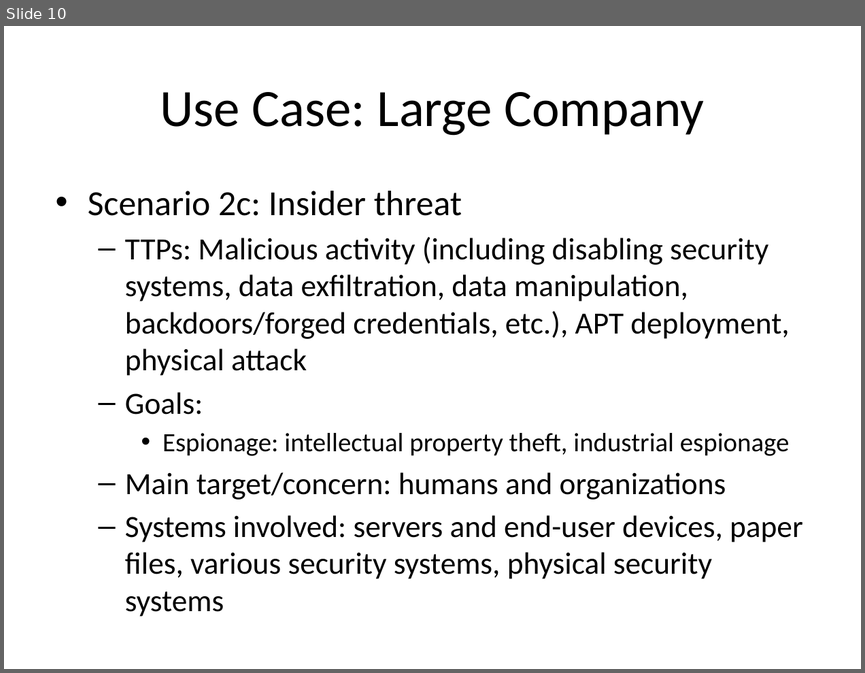
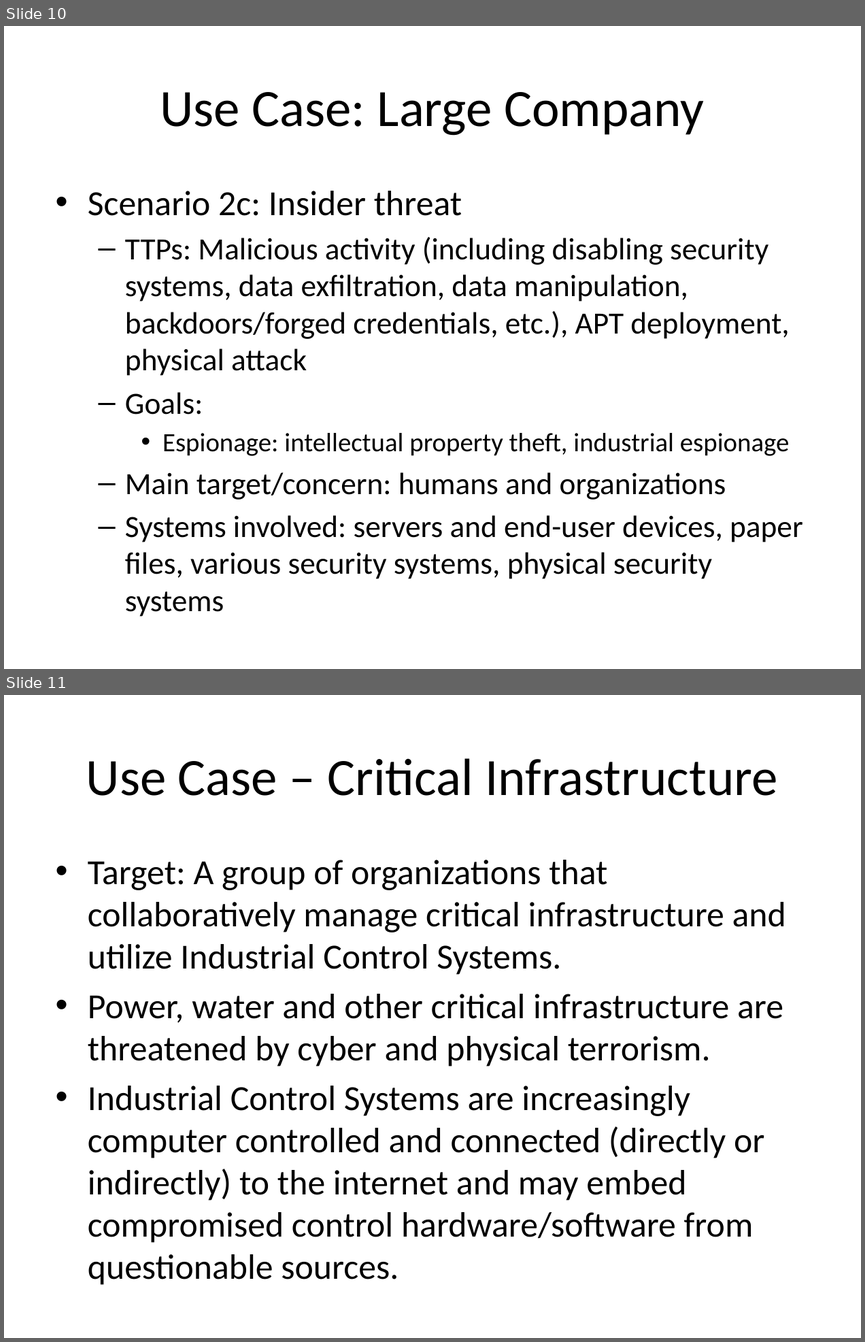
Before and after one commit to omg-threat-modeling/phase1, a slide deck: docs/Threat Meta Model - Benefits and Use Cases-20140203.pptx. Shown one above the other, each under a label of ours: slide 10 before the commit, slides 10 and 11 after it. The pictures are 865x673 and 865x1342 pixels, drawn with LibreOffice and Linux fonts; fonts in the diff are those of the drawing. Boxes give left, top, right and bottom in pixels: in the first picture for what was removed or moved away, otherwise in the second. Text is boxed around its words. In the diff, an @@ line names an element or a change of style, - is before the commit and + after.

Commit message:
Added Critical Infrastructure Use Case modified:   docs/Threat Meta Model - Benefits and Use Cases-20140203.pptx

```diff
--- a/docs/Threat Meta Model - Benefits and Use Cases-20140203.pptx
+++ b/docs/Threat Meta Model - Benefits and Use Cases-20140203.pptx
@@ slide 11 added at bbox=[4, 695, 861, 1338], background #FFFFFF @@
@@ title added at bbox=[86, 758, 778, 796], 44 pt, text #000000 @@
+Use Case – Critical Infrastructure
@@ text added at bbox=[88, 860, 786, 1285], 29.6 pt, text #000000 @@
+• Target: A group of organizations that collaboratively manage critical infrastructure and utilize Industrial Control Systems.
+• Power, water and other critical infrastructure are threatened by cyber and physical terrorism.
+• Industrial Control Systems are increasingly computer controlled and connected (directly or indirectly) to the internet and may embed compromised control hardware/software from questionable sources.
```
Also in this commit, not shown: 2 other slides added.
